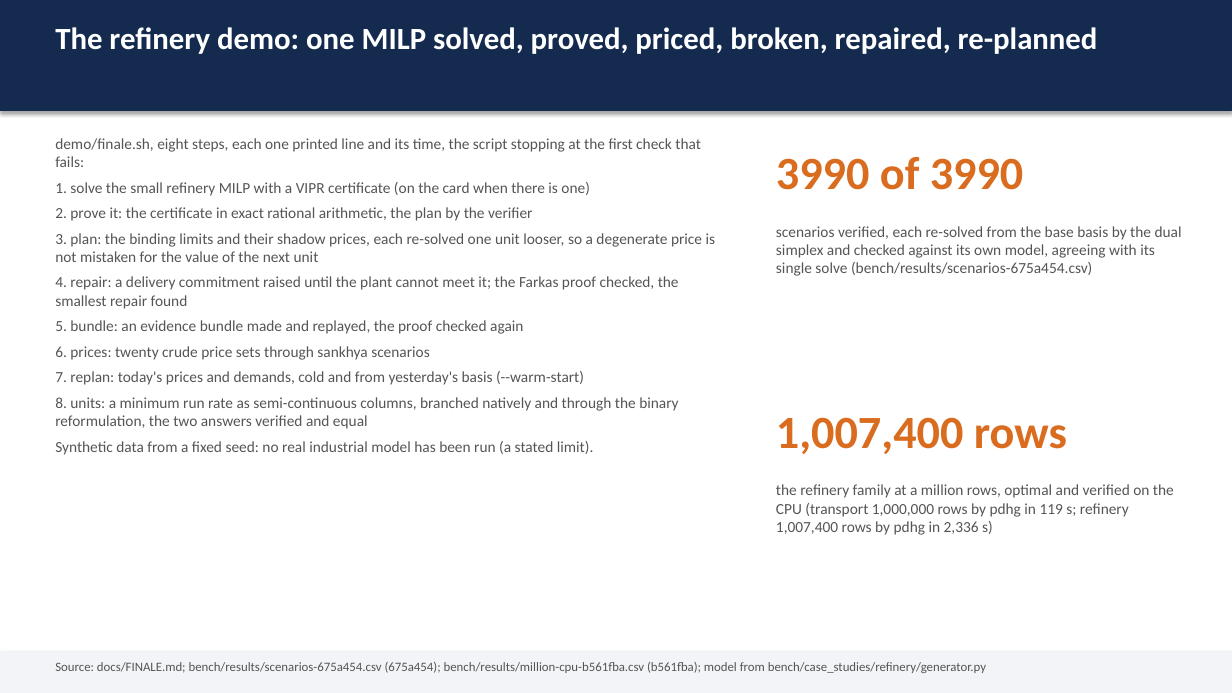
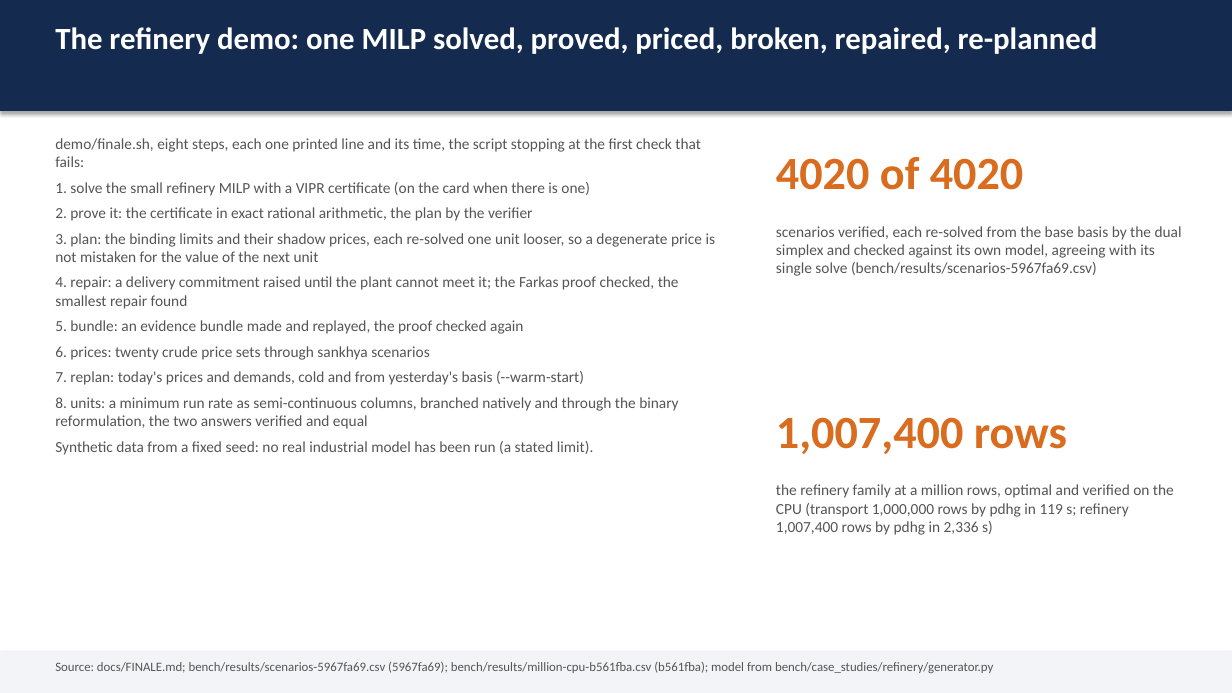
Before and after one commit to thegoodengineers/SANKHYA, a slide deck: slide 9 of docs/SANKHYA-deck.pptx. Drawn at 1232x693 pixels with LibreOffice and Linux fonts; fonts in the diff are those of the drawing. Boxes give left, top, right and bottom in pixels: in the first picture for what was removed or moved away, otherwise in the second. Text is boxed around its words. In the diff, an @@ line names an element or a change of style, - is before the commit and + after.

Commit message:
docs(report): regenerate the report for the N = 1000 scenarios CSV

```diff
--- a/docs/SANKHYA-deck.pptx
+++ b/docs/SANKHYA-deck.pptx
@@ text at [776,157,1024,190]: text changed @@
-3990 of 3990
+4020 of 4020
@@ text at [776,226,1182,276]: text changed @@
-scenarios verified, each re-solved from the base basis by the dual simplex and checked against its own model, agreeing with its single solve (bench/results/scenarios-675a454.csv)
+scenarios verified, each re-solved from the base basis by the dual simplex and checked against its own model, agreeing with its single solve (bench/results/scenarios-5967fa69.csv)
@@ text at [55,662,993,673]: text changed @@
-Source: docs/FINALE.md; bench/results/scenarios-675a454.csv (675a454); bench/results/million-cpu-b561fba.csv (b561fba); model from bench/case_studies/refinery/generator.py
+Source: docs/FINALE.md; bench/results/scenarios-5967fa69.csv (5967fa69); bench/results/million-cpu-b561fba.csv (b561fba); model from bench/case_studies/refinery/generator.py
```
Also in this commit, not shown: 2 other files.
